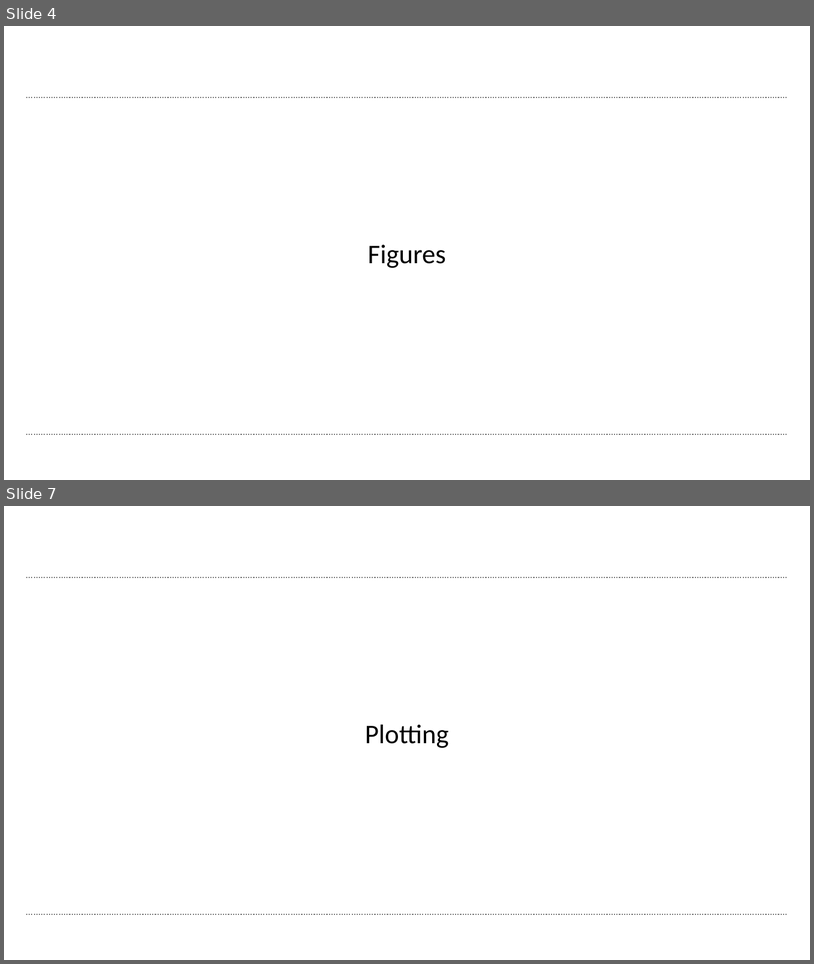
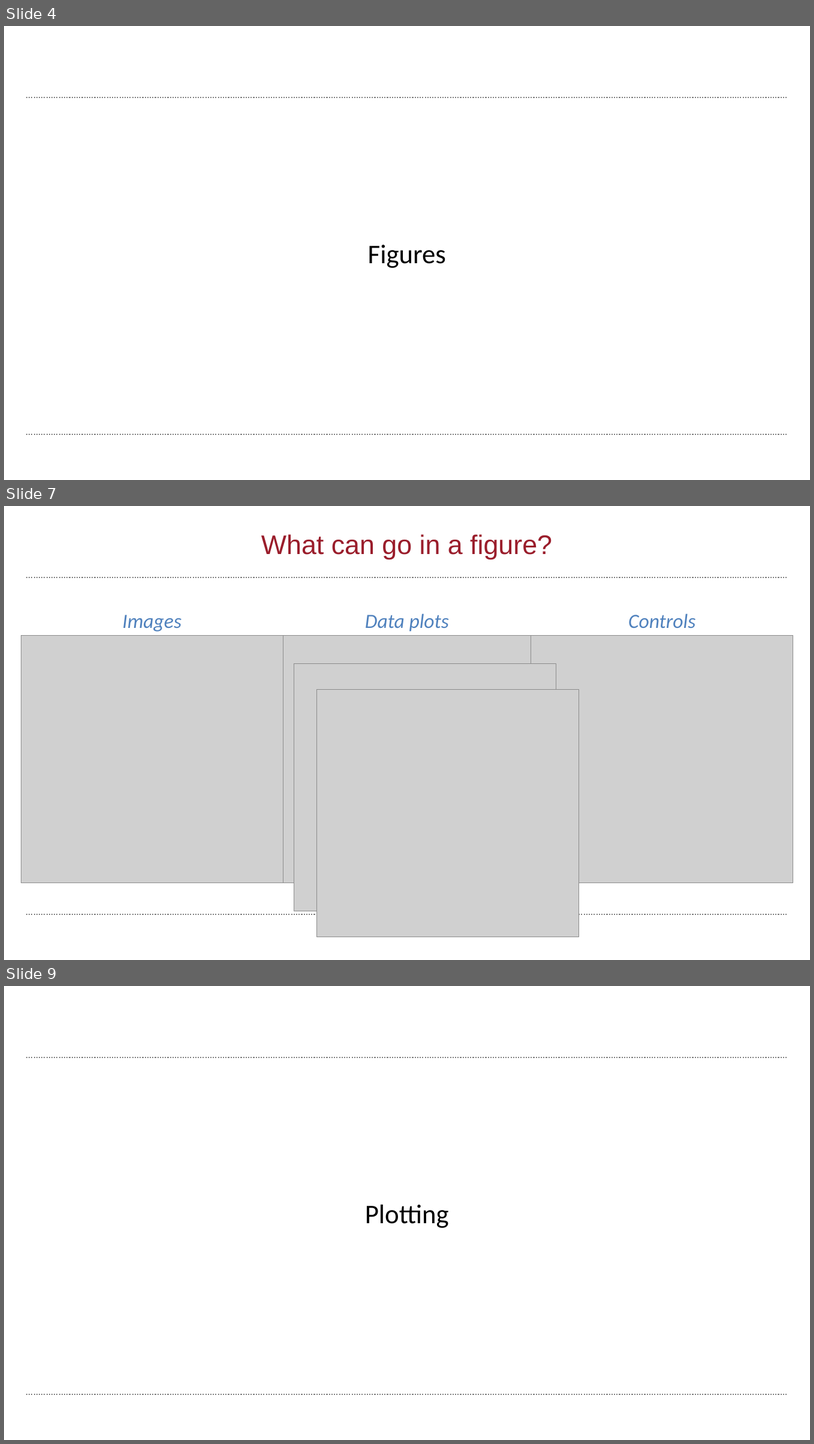
Before and after one commit to wbif-bristol/MATLAB-course, a slide deck: Session 4 - Figures and plotting/MATLAB Session 4.pptx. Shown one above the other, each under a label of ours: slides 4 and 7 before the commit, slides 4, 7 and 9 after it; the slides between them are not shown. The pictures are 814x964 and 814x1444 pixels, drawn with LibreOffice and Linux fonts; fonts in the diff are those of the drawing; grey boxes stand for pictures; background and template pictures are left out. Boxes give left, top, right and bottom in pixels: in the first picture for what was removed or moved away, otherwise in the second. Text is boxed around its words. In the diff, an @@ line names an element or a change of style, - is before the commit and + after.

```diff
--- a/Session 4 - Figures and plotting/MATLAB Session 4.pptx
+++ b/Session 4 - Figures and plotting/MATLAB Session 4.pptx
@@ slide 7 added at <box>4,506,810,960</box>, background #FFFFFF; not listed: 2 template elements that a slide beside it also shows @@
@@ title added at <box>261,534,552,559</box>, 32 pt, text #9A1D2B @@
+What can go in a figure?
@@ text added at <box>365,613,450,631</box>, 24 pt, text #4F81BD, italic @@
+Data plots
@@ text added at <box>629,613,696,628</box>, 24 pt, text #4F81BD, italic @@
+Controls
@@ text added at <box>122,615,182,631</box>, 24 pt, text #4F81BD, italic @@
+Images
@@ picture added at <box>21,636,283,882</box> @@
@@ picture added at <box>276,636,538,882</box> @@
@@ picture added at <box>531,636,794,882</box> @@
@@ picture added at <box>294,664,557,911</box> @@
@@ picture added at <box>317,690,579,936</box> @@
@@ what was slide 7 is now slide 9 @@
```
Also in this commit, not shown: 1 slide changed, 3 other slides added, 1 slide removed.
